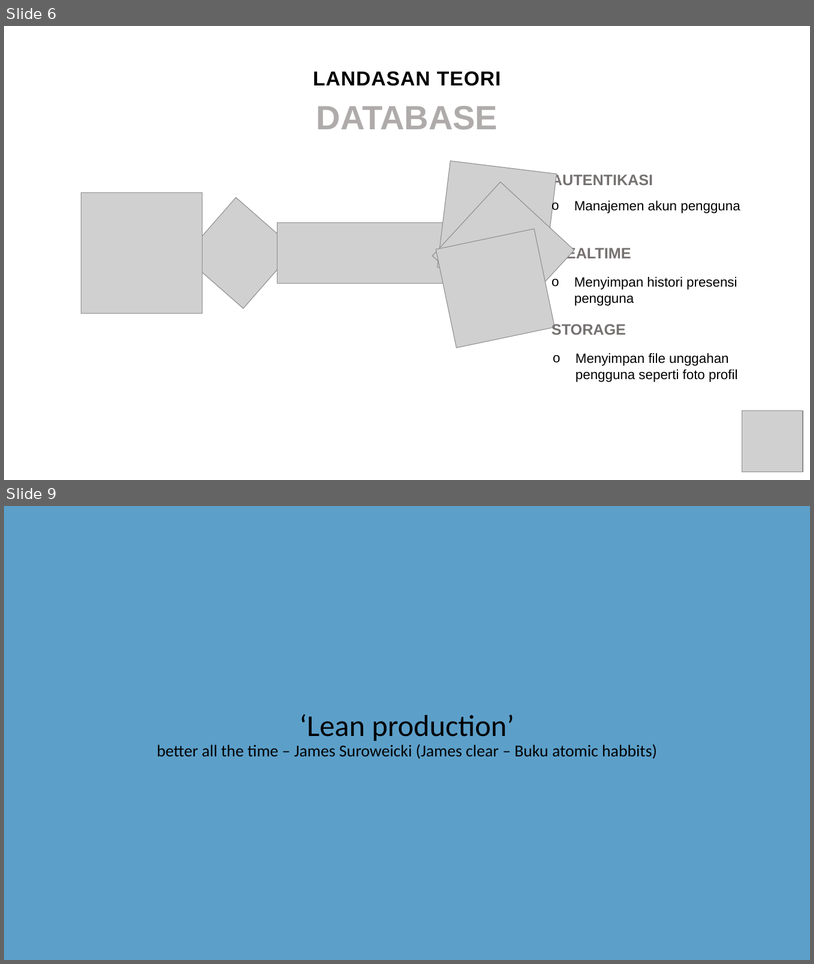
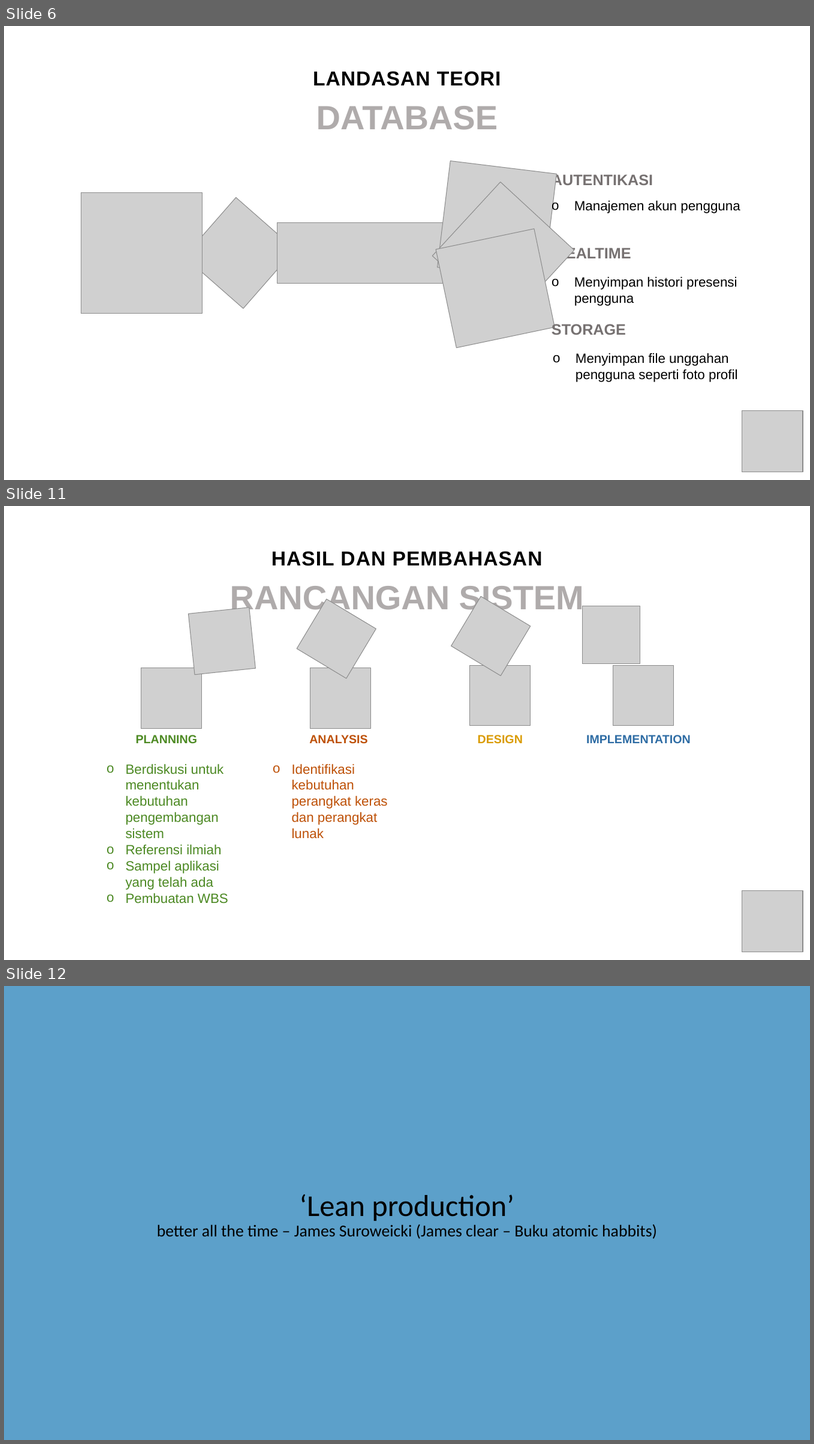
Before and after one commit to gunadermawan/skripsi, a slide deck: dokumen/ppt_skripsi.pptx. Shown one above the other, each under a label of ours: slides 6 and 9 before the commit, slides 6, 11 and 12 after it; the slides between them are not shown. The pictures are 814x964 and 814x1444 pixels, drawn with LibreOffice and Linux fonts; fonts in the diff are those of the drawing; grey boxes stand for pictures. Boxes give left, top, right and bottom in pixels: in the first picture for what was removed or moved away, otherwise in the second. Text is boxed around its words. In the diff, an @@ line names an element or a change of style, - is before the commit and + after.

```diff
--- a/dokumen/ppt_skripsi.pptx
+++ b/dokumen/ppt_skripsi.pptx
@@ slide 11 added at <box>4,506,810,960</box>, background #FFFFFF @@
@@ text added at <box>272,551,543,566</box>, 24 pt, text #000000, bold @@
+HASIL DAN PEMBAHASAN
@@ text added at <box>230,586,584,615</box>, 40 pt, text #AFABAB, bold @@
+RANCANGAN SISTEM
@@ picture added at <box>189,607,255,674</box> @@
@@ picture added at <box>297,598,377,678</box> @@
@@ picture added at <box>451,596,531,676</box> @@
@@ picture added at <box>583,606,641,664</box> @@
@@ picture added at <box>470,665,531,726</box> @@
@@ picture added at <box>613,665,674,726</box> @@
@@ picture added at <box>141,668,202,729</box> @@
@@ picture added at <box>310,668,371,729</box> @@
@@ text added at <box>136,735,197,743</box>, 14 pt, text #4D8A23, bold @@
+PLANNING
@@ text added at <box>309,735,368,744</box>, 14 pt, text #BE5108, bold @@
+ANALYSIS
@@ text added at <box>478,735,523,744</box>, 14 pt, text #DA9B00, bold @@
+DESIGN
@@ text added at <box>587,735,691,743</box>, 14 pt, text #2E6CA4, bold @@
+IMPLEMENTATION
@@ text added at <box>126,763,228,903</box>, 16 pt, text #4C8923 @@
+o Berdiskusi untuk menentukan kebutuhan pengembangan sistem
+o Referensi ilmiah
+o Sampel aplikasi yang telah ada
+o Pembuatan WBS
@@ text added at <box>292,763,388,838</box>, 16 pt, text #BE5108 @@
+o Identifikasi kebutuhan perangkat keras dan perangkat lunak
@@ picture added at <box>743,891,804,952</box> @@
@@ what was slide 9 is now slide 12 @@
```
Also in this commit, not shown: 4 slides changed, 2 other slides added, 1 other file.
